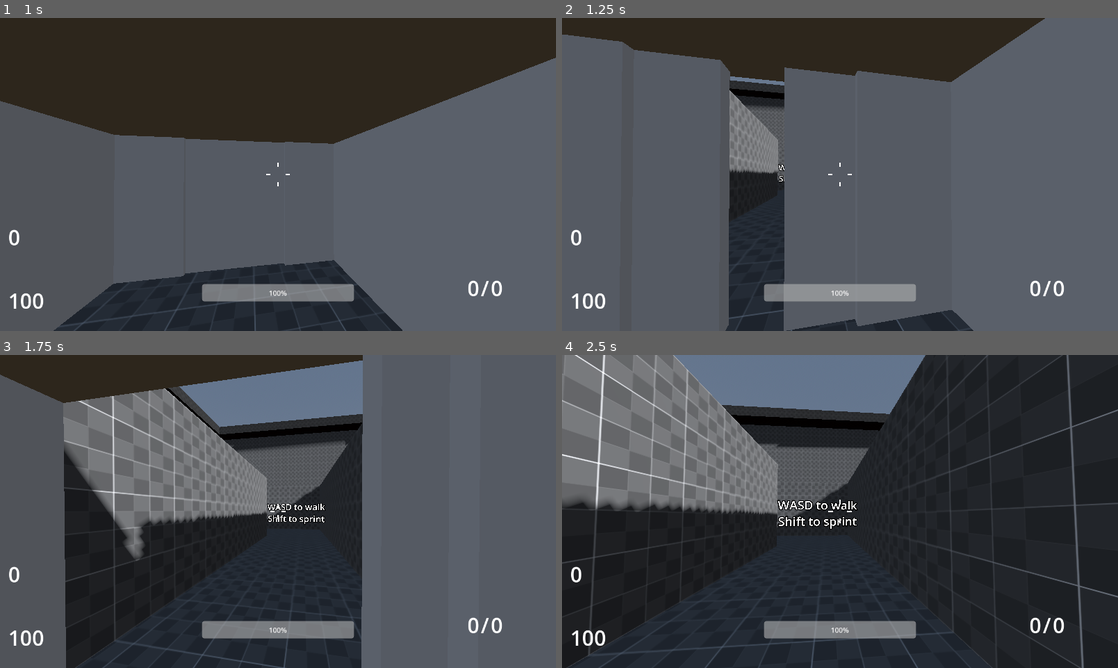
Above: before the commit, frames 1-4 (two rows, left to right).
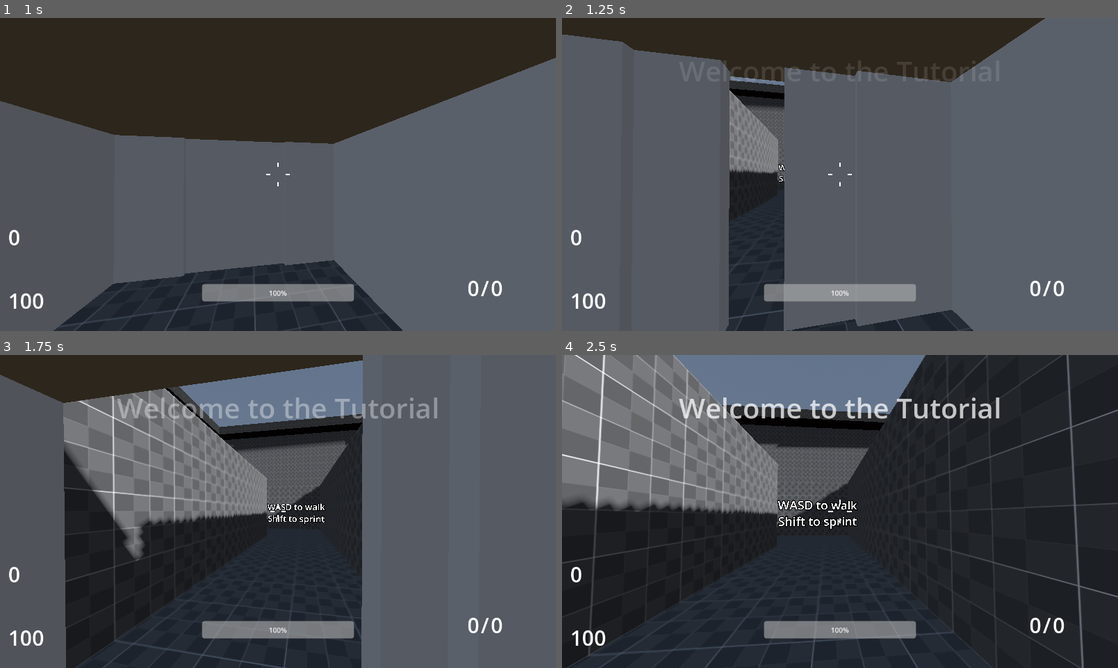
Above: after the commit, the same moments.

Repository: DiscoDragon69/2025s2-fps-Meltedvulture
Game: Godot game, scene res://Levels/Tutorial.tscn
Two runs of this game, one before a commit and one after it. Both use one fixed random seed, a clock stepped at 60 frames per second and the inputs below.
Inputs (mouse positions are in pixels of both pictures, inside the frame that each line leads up to):
- Up to frame 1 (1 s): tap Enter at 0.5 s; move the mouse to (305, 174) at 0.52 s; hold W (forward) from 0.53 s (still down); hold Ctrl (crouch) from 0.53 s (still down); tap Space (jump) at 0.77 s
- Up to frame 2 (1.25 s): keep holding W (forward); keep holding Ctrl (crouch)
- Up to frame 3 (1.75 s): keep holding W (forward); move the mouse to (250, 511) at 1.27 s; release Ctrl (crouch) at 1.28 s; tap Q (dropWeapon) at 1.35 s; tap Space (jump) at 1.52 s
- Up to frame 4 (2.5 s): keep holding W (forward); move the mouse to (851, 505) at 2.02 s; tap F (interact) at 2.1 s

Frame 1 is identical in both runs. In frame 2, 0.5% of the frame differs, in the area x 29-75%, y 13-21%; in frame 3, 1.2%; in frame 4, 1.4%, in the area x 21-79%, y 13-21%.

Commit message:
Demo Fully Finished

Diff:
--- a/Levels/Demo_Finished.tscn
+++ b/Levels/Demo_Finished.tscn
@@ -44,6 +44,7 @@
 [node name="FPS Elevator" parent="." instance=ExtResource("6_y0wcm")]
 transform = Transform3D(-1, 0, 8.74228e-08, 0, 1, 0, -8.74228e-08, 0, -1, 0, 1.4, 17)
 spawnpoint = true
+spawnText = "Thanks For Playing"
 
 [node name="Floor" type="MeshInstance3D" parent="."]
 mesh = SubResource("PlaneMesh_fmrwd")
--- a/Levels/Tutorial.tscn
+++ b/Levels/Tutorial.tscn
@@ -215,6 +215,7 @@
 [node name="FPS Elevator" parent="." instance=ExtResource("6_8p4b5")]
 transform = Transform3D(-1, 0, 8.74228e-08, 0, 1, 0, -8.74228e-08, 0, -1, 0, 1.4, 16)
 spawnpoint = true
+spawnText = "Welcome to the Tutorial"
 
 [node name="Wall" type="MeshInstance3D" parent="."]
 transform = Transform3D(1, 0, 0, 0, 1, 0, 0, 0, 1, -2.25, 2, 8)
--- a/Levels/dev_level.tscn
+++ b/Levels/dev_level.tscn
@@ -216,6 +216,7 @@
 [node name="FPS Elevator" parent="." instance=ExtResource("7_jq1s3")]
 transform = Transform3D(-1, 0, 8.74228e-08, 0, 1, 0, -8.74228e-08, 0, -1, -3, 1.4, 17)
 spawnpoint = true
+spawnText = "How did you get to the Dev Level??"
 
 [node name="FPS Elevator2" parent="." instance=ExtResource("7_jq1s3")]
 transform = Transform3D(-1, 3.82137e-15, 8.74228e-08, -3.82137e-15, 1, -8.74228e-08, -8.74228e-08, -8.74228e-08, -1, -6, 1.4, -11)
--- a/Levels/level_one.tscn
+++ b/Levels/level_one.tscn
@@ -162,6 +162,7 @@
 [node name="FPS Elevator" parent="." instance=ExtResource("2_eqe8g")]
 transform = Transform3D(-1, 3.82137e-15, 8.74228e-08, -3.82137e-15, 1, -8.74228e-08, -8.74228e-08, -8.74228e-08, -1, 0, -0.8, 14.75)
 spawnpoint = true
+spawnText = "Level 1"
 
 [node name="Player" parent="." instance=ExtResource("3_jvavr")]
 transform = Transform3D(1, 0, 0, 0, 1, 0, 0, 0, 1, 0, -2.05, 14.5)
--- a/Menus/main_menu.tscn
+++ b/Menus/main_menu.tscn
@@ -37,7 +37,7 @@
 offset_bottom = 70.0
 grow_horizontal = 2
 theme_override_font_sizes/font_size = 51
-text = "Momement Shoodder Prototype"
+text = "Movement Shooter Prototype"
 horizontal_alignment = 1
 
 [connection signal="pressed" from="StartGame" to="." method="_on_start_button_pressed"]
--- a/Scripts/Level Change Elevator.gd
+++ b/Scripts/Level Change Elevator.gd
@@ -6,6 +6,7 @@
 
 @export var spawnpoint: bool = false
 @export var levelToChange: PackedScene
+@export var spawnText : String = "null"
 var exited = false
 
 # Called when the node enters the scene tree for the first time.
@@ -14,6 +15,8 @@
 		timer.start(1)
 		await timer.timeout
 		animationPlayer.play("Entrance Level Open")
+		if spawnText != "null":
+			Global.player.showLevelText(spawnText)
 
 
 func changeLevel():
--- a/Scripts/weapon Drop.gd
+++ b/Scripts/weapon Drop.gd
@@ -61,7 +61,7 @@
 
 func _on_area_3d_body_entered(body: Node3D) -> void:
 	var hitVelocity = linear_velocity.length()
-	if hitVelocity > 4 and body.is_in_group("Enemy"):
+	if hitVelocity > 1 and body.is_in_group("Enemy"):
 		linear_velocity = (Vector3(0, 8, 0))
 		if weaponReturning == true:
 			returning = true
--- a/controllers/fps_controller.tscn
+++ b/controllers/fps_controller.tscn
@@ -864,7 +864,47 @@
 "crouch": SubResource("Animation_ca8e7")
 }
 
+[sub_resource type="Animation" id="Animation_6a3ph"]
+resource_name = "Level Fade"
+length = 2.0
+tracks/0/type = "value"
+tracks/0/imported = false
+tracks/0/enabled = true
+tracks/0/path = NodePath("UserInterface/Spawn Text/Spawn Label:modulate")
+tracks/0/interp = 1
+tracks/0/loop_wrap = true
+tracks/0/keys = {
+"times": PackedFloat32Array(0, 2),
+"transitions": PackedFloat32Array(1, 1),
+"update": 0,
+"values": [Color(1, 1, 1, 0), Color(1, 1, 1, 1)]
+}
+
+[sub_resource type="Animation" id="Animation_teluw"]
+length = 0.001
+tracks/0/type = "value"
+tracks/0/imported = false
+tracks/0/enabled = true
+tracks/0/path = NodePath("UserInterface/Spawn Text/Spawn Label:modulate")
+tracks/0/interp = 1
+tracks/0/loop_wrap = true
+tracks/0/keys = {
+"times": PackedFloat32Array(0),
+"transitions": PackedFloat32Array(1),
+"update": 0,
+"values": [Color(1, 1, 1, 0)]
+}
+
+[sub_resource type="AnimationLibrary" id="AnimationLibrary_i6wcq"]
+_data = {
+"Level Fade": SubResource("Animation_6a3ph"),
+"RESET": SubResource("Animation_teluw")
+}
+
 [sub_resource type="SphereShape3D" id="SphereShape3D_ca8e7"]
+
+[sub_resource type="LabelSettings" id="LabelSettings_syckn"]
+font_size = 64
 
 [sub_resource type="CylinderShape3D" id="CylinderShape3D_wsqmy"]
 
@@ -934,6 +974,11 @@
 "": SubResource("AnimationLibrary_t6fw5")
 }
 blend_times = [&"Sliding", &"RESET", 0.5, &"Sliding", &"Sliding", 0.5, &"Sliding", &"Sprinting", 0.5, &"Sliding", &"Walking", 0.5, &"Sliding", &"crouch", 0.5, &"crouch", &"Sliding", 0.25]
+
+[node name="Level Fade" type="AnimationPlayer" parent="."]
+libraries = {
+"": SubResource("AnimationLibrary_i6wcq")
+}
 
 [node name="ShapeCast3D" type="ShapeCast3D" parent="."]
 unique_name_in_owner = true
@@ -1113,6 +1158,25 @@
 size_flags_horizontal = 3
 size_flags_vertical = 1
 
+[node name="Spawn Text" type="HBoxContainer" parent="UserInterface"]
+layout_mode = 1
+anchors_preset = 14
+anchor_top = 0.5
+anchor_right = 1.0
+anchor_bottom = 0.5
+offset_top = -283.0
+offset_bottom = -195.0
+grow_horizontal = 2
+grow_vertical = 2
+
+[node name="Spawn Label" type="Label" parent="UserInterface/Spawn Text"]
+unique_name_in_owner = true
+modulate = Color(1, 1, 1, 0)
+layout_mode = 2
+size_flags_horizontal = 6
+text = "TestTest"
+label_settings = SubResource("LabelSettings_syckn")
+
 [node name="PlayerStateMachine" type="Node" parent="." node_paths=PackedStringArray("currentState")]
 script = ExtResource("6_co0pi")
 currentState = NodePath("IdlePlayerState")
--- a/controllers/scripts/fps_controller.gd
+++ b/controllers/scripts/fps_controller.gd
@@ -12,6 +12,7 @@
 
 @onready var camera = $CameraController/Camera3D
 @onready var damageParticle = preload("res://Scenes/Enemy Hurt Effect.tscn")
+@onready var animationPlayer = $"Level Fade"
 
 var _mouse_input : bool = false
 var _rotation_input : float
@@ -124,6 +125,10 @@
 	instance.global_position = global_position
 	get_tree().get_root().add_child(instance)
 
-
+func showLevelText(spawnText):
+	%"Spawn Label".text = spawnText
+	animationPlayer.play("Level Fade", -1, 1, false)
+	await animationPlayer.animation_finished
+	animationPlayer.play("Level Fade", -1, -1, true)
 
 #WORK ON THIS PELASE AHHHHHHHHHHHHHHHHHH
Not shown: 1 places in controllers/fps_controller.tscn that only renumber resources
